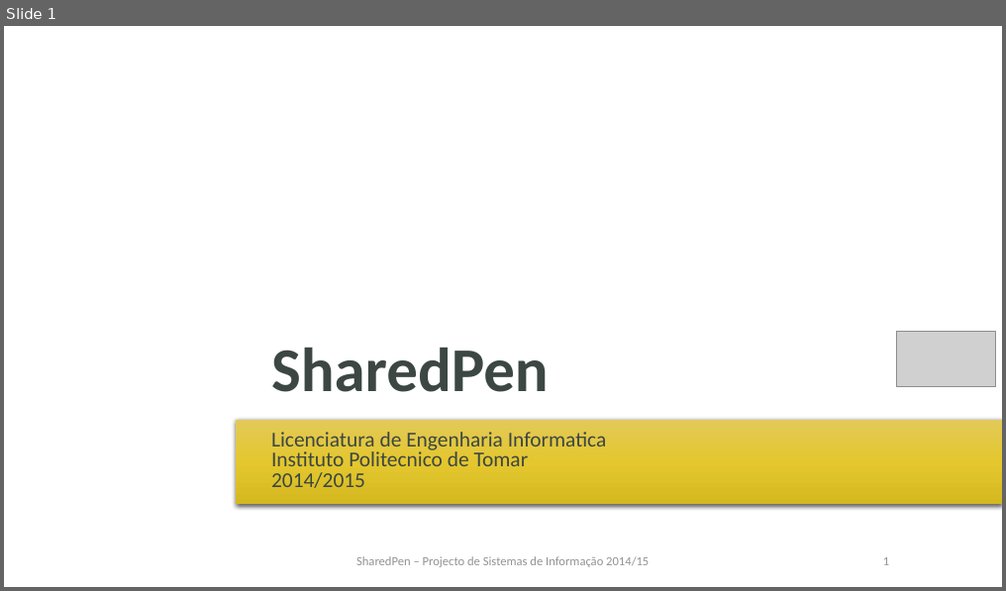
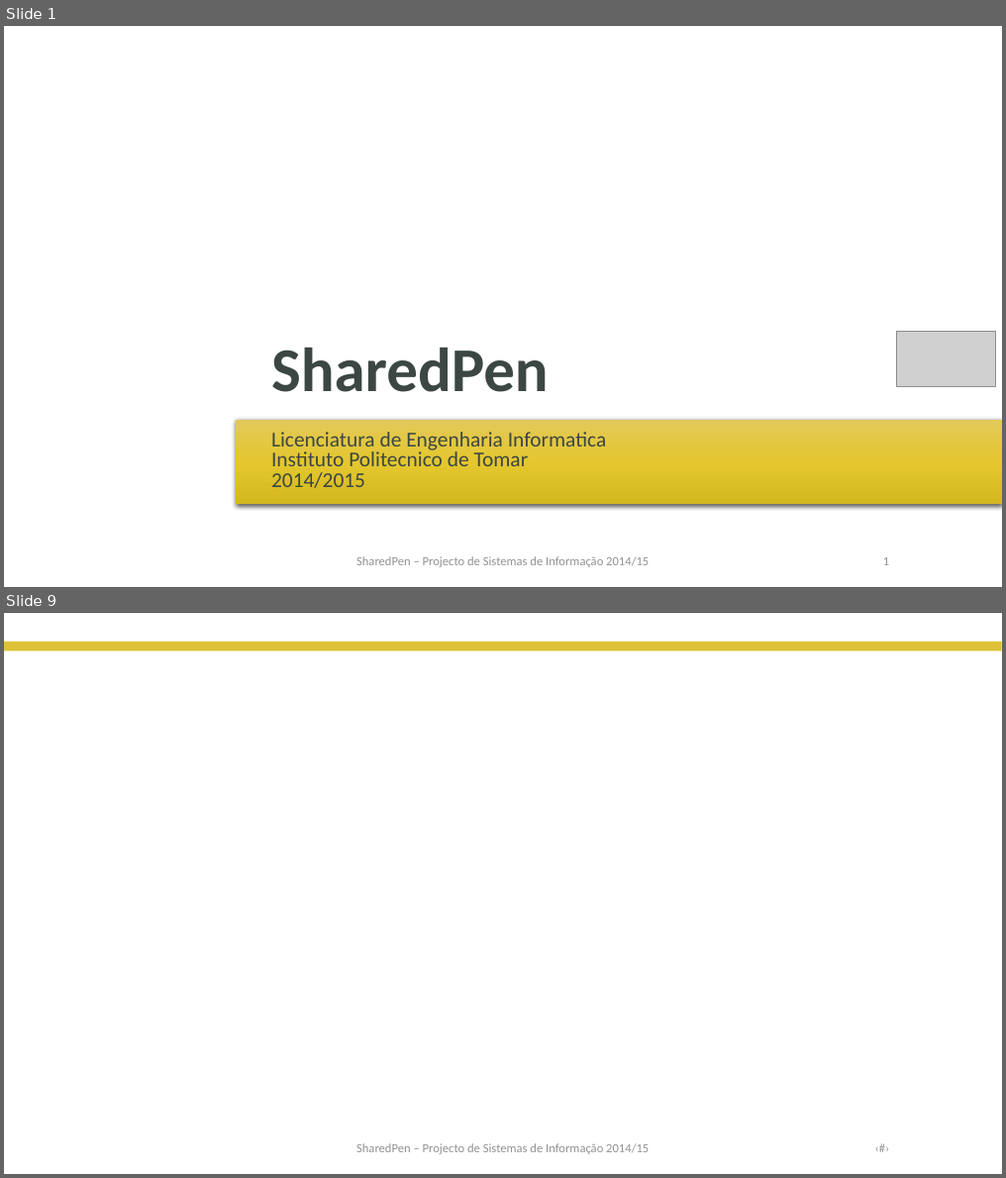
Before and after one commit to claudioRcarvalho/sharedpen_doc, a slide deck: Apresentação_professor_v1.pptx. Shown one above the other, each under a label of ours: slide 1 before the commit, slides 1 and 9 after it; the slides between them are not shown. The pictures are 1006x591 and 1006x1178 pixels, drawn with LibreOffice and Linux fonts; fonts in the diff are those of the drawing; grey boxes stand for pictures; background and template pictures are left out. Boxes give left, top, right and bottom in pixels: in the first picture for what was removed or moved away, otherwise in the second. Text is boxed around its words. In the diff, an @@ line names an element or a change of style, - is before the commit and + after.

```diff
--- a/Apresentação_professor_v1.pptx
+++ b/Apresentação_professor_v1.pptx
@@ slide 9 added at (4,613,1002,1174), background #FFFFFF @@
@@ rectangle added at (4,642,1002,652), fill #DDC237 @@
@@ title added at (109,652,897,762), 30 pt, text #FFFFFF @@
+Funcionalidades
@@ text added at (356,1144,648,1155), 12 pt, text #929594 @@
+SharedPen – Projecto de Sistemas de Informação 2014/15
@@ text added at (737,1134,897,1163), 12 pt, text #929594 @@
+‹#›
```
Also in this commit, not shown: 3 slides changed, 4 other slides added.
